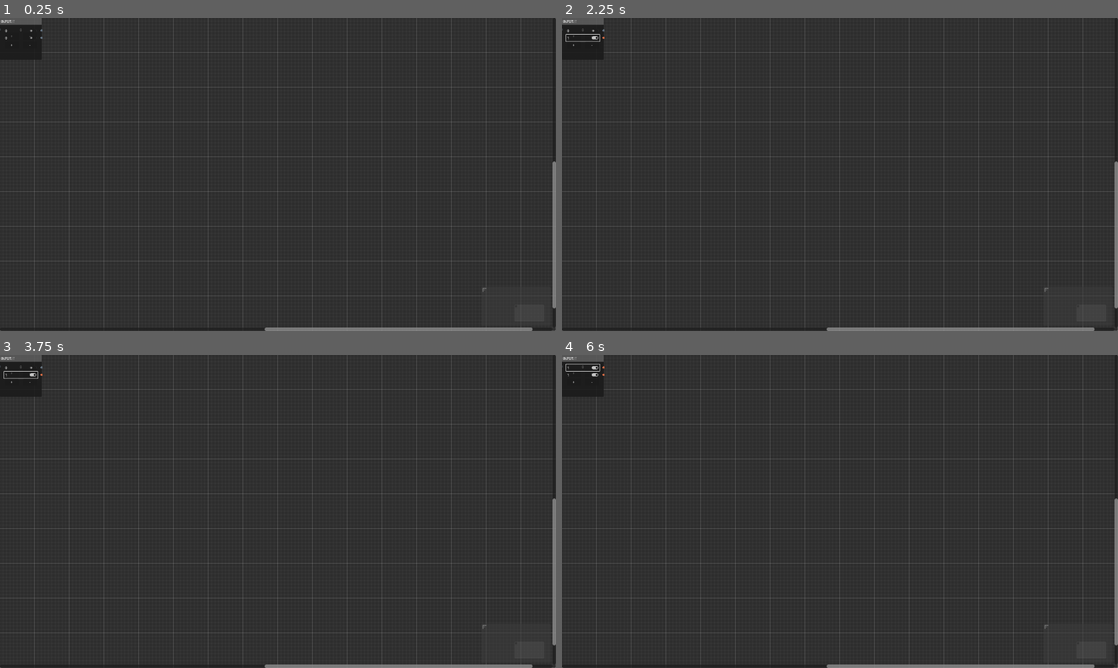
Above: before the commit, frames 1-4 (two rows, left to right).
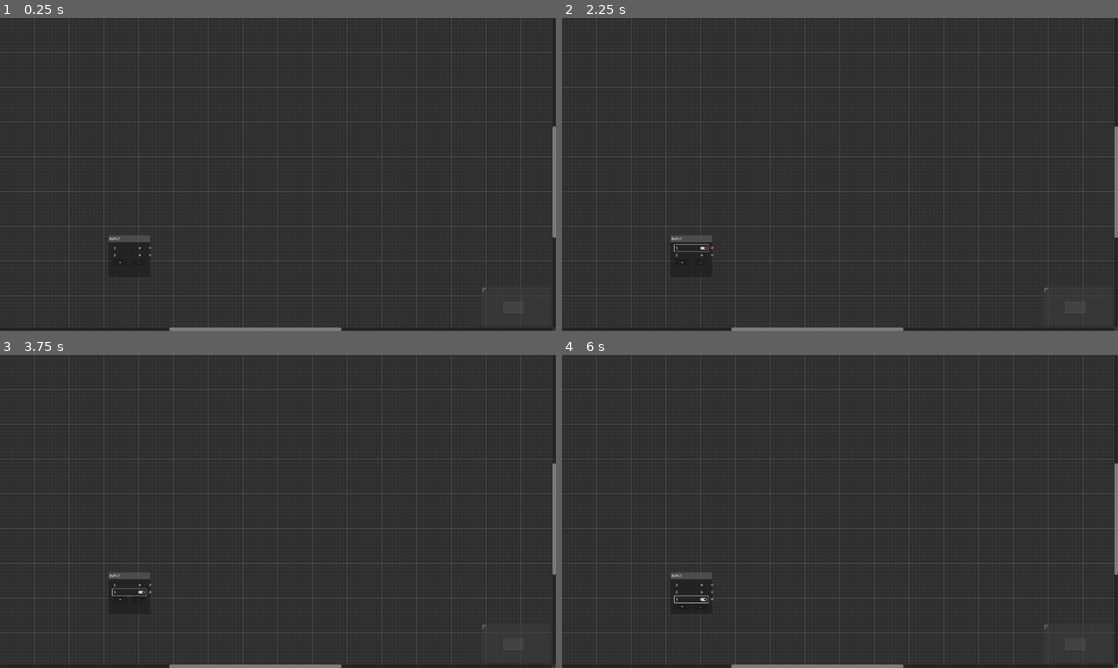
Above: after the commit, the same moments.

Repository: FanuelAnte/Circuitry-2.0
Game: Godot game, scene res://Scenes/main_game.tscn
Same seed, same stepped clock (60 frames per second), same inputs: the game is played once before the commit and once after it.
Inputs:
- Up to frame 1 (0.25 s): no input
- Up to frame 2 (2.25 s): click "-" at 0.5 s; click "+" at 1.25 s; click "0" at 2 s
- Up to frame 3 (3.75 s): click "1" at 2.75 s; click "0" at 3.5 s
- Up to frame 4 (6 s): click "1" at 4.25 s; click "+" at 5 s; click "0" at 5.75 s

The runs differ from the first frame. In frame 1, 1.3% of the frame differs, in the area x 0-100%, y 0-100%; in frame 2, 1.3%; in frame 3, 1.3%; in frame 4, 1.4%.

Commit message:
Be gone, nodes(not you IO). Also, fixed output connections.

Diff:
--- a/Scenes/Components/graph.tscn
+++ b/Scenes/Components/graph.tscn
@@ -27,13 +27,26 @@
 
 [node name="Output" parent="." instance=ExtResource("2_c4ouw")]
 layout_mode = 2
+offset_left = 1500.0
+offset_top = 500.0
+offset_right = 1692.0
+offset_bottom = 692.0
 scale = Vector2(0.5, 0.5)
 mouse_filter = 1
+position_offset = Vector2(3000, 1000)
 
 [node name="Input" parent="." instance=ExtResource("3_wj1p6")]
 layout_mode = 0
+offset_left = 250.0
+offset_top = 500.0
+offset_right = 442.0
+offset_bottom = 692.0
 scale = Vector2(0.5, 0.5)
 mouse_filter = 1
+position_offset = Vector2(500, 1000)
 
 [connection signal="connection_request" from="." to="." method="_on_connection_request"]
+[connection signal="delete_nodes_request" from="." to="." method="_on_delete_nodes_request"]
 [connection signal="disconnection_request" from="." to="." method="_on_disconnection_request"]
+[connection signal="node_deselected" from="." to="." method="_on_node_deselected"]
+[connection signal="node_selected" from="." to="." method="_on_node_selected"]
--- a/Scenes/Components/input.tscn
+++ b/Scenes/Components/input.tscn
@@ -2,7 +2,7 @@
 
 [ext_resource type="Script" path="res://Scripts/input.gd" id="1_qxpo8"]
 
-[node name="Input" type="GraphNode"]
+[node name="Input" type="GraphNode" groups=["io_nodes"]]
 offset_right = 192.0
 offset_bottom = 192.0
 title = "INPUT"
--- a/Scenes/Components/output.tscn
+++ b/Scenes/Components/output.tscn
@@ -2,7 +2,7 @@
 
 [ext_resource type="Script" path="res://Scripts/output.gd" id="1_r0jum"]
 
-[node name="Output" type="GraphNode"]
+[node name="Output" type="GraphNode" groups=["io_nodes"]]
 offset_right = 192.0
 offset_bottom = 192.0
 title = "OUTPUT"
--- a/Scripts/graph.gd
+++ b/Scripts/graph.gd
@@ -1,6 +1,7 @@
 extends GraphEdit
 
 var connection_list: Array
+var selected_nodes: Dictionary = {}
 
 func _ready() -> void:
 	pass
@@ -30,3 +31,21 @@
 
 func _on_disconnection_request(from_node: StringName, from_port: int, to_node: StringName, to_port: int) -> void:
 	self.disconnect_node(from_node, from_port, to_node, to_port)
+
+func remove_connections_to_node(node: Node) -> void:
+	for connection: Dictionary in connection_list:
+		if connection.to_node == node.name or connection.from_node == node.name:
+			self.disconnect_node(connection.from_node, connection.from_port, connection.to_node, connection.to_port)
+
+func _on_delete_nodes_request(nodes: Array) -> void:
+	for node: Node in selected_nodes.keys():
+		if selected_nodes[node] and !(node.is_in_group("io_nodes")):
+			remove_connections_to_node(node)
+			node.queue_free()
+	selected_nodes = {}
+
+func _on_node_selected(node: Node) -> void:
+	selected_nodes[node] = true
+
+func _on_node_deselected(node: Node) -> void:
+	selected_nodes[node] = false
--- a/Scripts/output.gd
+++ b/Scripts/output.gd
@@ -41,17 +41,15 @@
 		if i.is_in_group("value_label"):
 			index = i.get_index()
 
-	var graph: GraphEdit = get_parent()
-	var graph_connections: Array = graph.get_connection_list()
+	var graph_node: GraphEdit = get_parent()
+	var graph_connections: Array = graph_node.connection_list
 
 	for connection: Dictionary in graph_connections:
-		if connection["from_node"] == self.name:
-			graph.disconnect_node(connection["from_node"], index, connection["to_node"], connection["to_port"])
+		if connection["to_node"] == self.name:
+			graph_node.disconnect_node(connection["from_node"], connection["from_port"], connection["to_node"], index)
 
 	if get_child(index).is_in_group("value_label"):
 		#var slot_size: = get_child(index).rect_size.y
-
-		# TODO: remove the connection line before queue_freeing.
 
 		get_child(index).queue_free()
 		#self.rect_size.y -= slot_size
